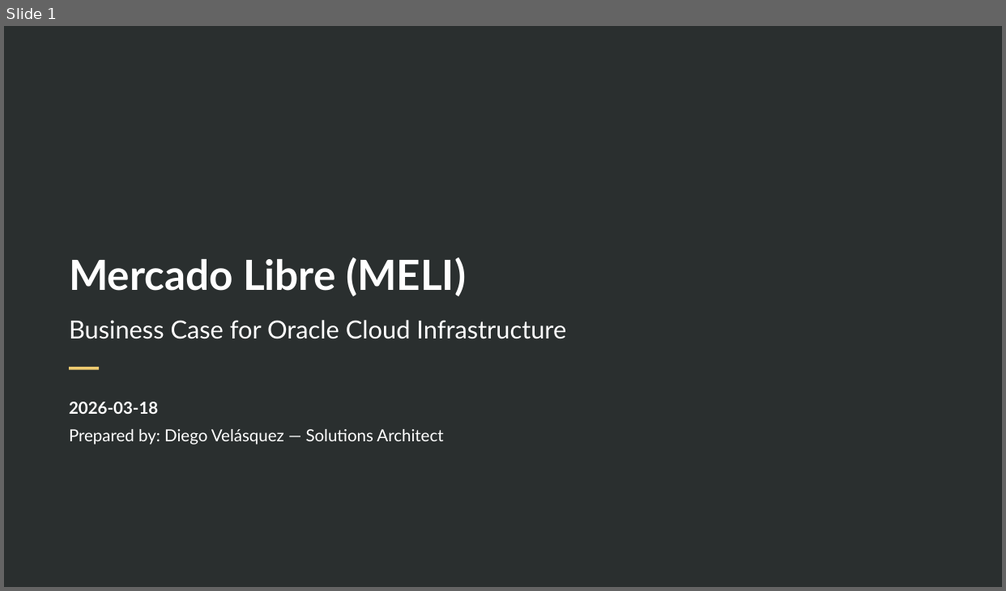
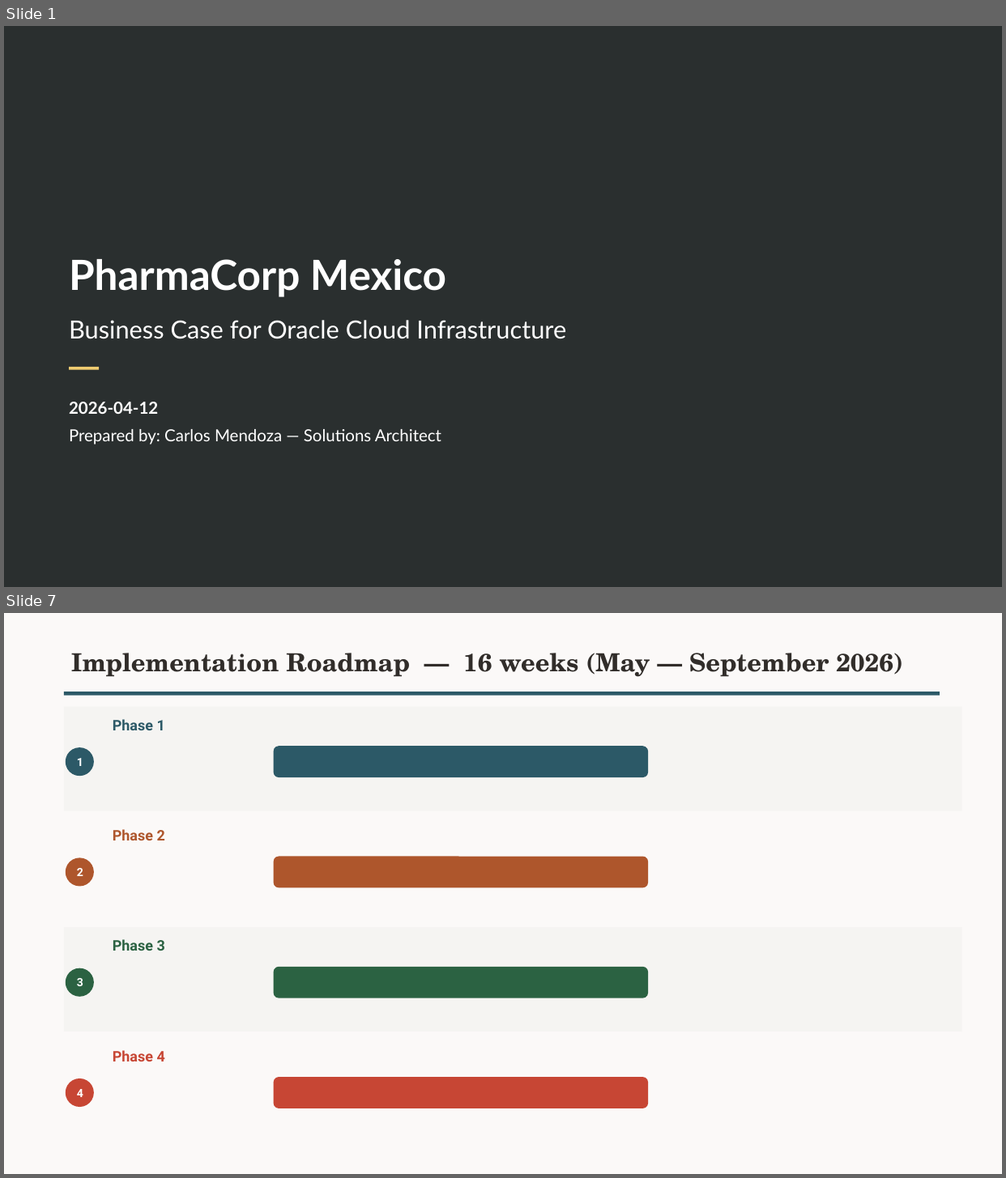
Before and after one commit to Diegoecab/oci-deal-accelerator, a slide deck: examples/output-demo-pharma-mx/opt08-business-case.pptx. Shown one above the other, each under a label of ours: slide 1 before the commit, slides 1 and 7 after it; the slides between them are not shown. The pictures are 1006x591 and 1006x1178 pixels, drawn with LibreOffice and Linux fonts; fonts in the diff are those of the drawing; background and template pictures are left out. Boxes give left, top, right and bottom in pixels: in the first picture for what was removed or moved away, otherwise in the second. Text is boxed around its words. In the diff, an @@ line names an element or a change of style, - is before the commit and + after.

```diff
--- a/examples/output-demo-pharma-mx/opt08-business-case.pptx
+++ b/examples/output-demo-pharma-mx/opt08-business-case.pptx
@@ slide 7 added at bbox=[4, 613, 1002, 1174], background #FBF9F8 @@
@@ text added at bbox=[71, 653, 903, 677], 24 pt, text #312D2A, bold @@
+Implementation Roadmap — 16 weeks (May — September 2026)
@@ rectangle added at bbox=[64, 692, 940, 696], fill #2C5967 @@
@@ rectangle added at bbox=[64, 707, 962, 811], fill #F5F4F2 @@
@@ text added at bbox=[113, 719, 165, 730], 14 pt, text #2C5967, bold @@
+Phase 1
@@ ellipse added at bbox=[66, 747, 94, 776], fill #2C5967, 11 pt, text #FFFFFF, bold @@
+1
@@ rounded rectangle added at bbox=[274, 747, 648, 777], fill #2C5967 @@
@@ text added at bbox=[113, 829, 165, 841], 14 pt, text #AE562C, bold @@
+Phase 2
@@ ellipse added at bbox=[66, 858, 94, 886], fill #AE562C, 11 pt, text #FFFFFF, bold @@
+2
@@ rounded rectangle added at bbox=[274, 856, 648, 888], fill #AE562C @@
@@ rectangle added at bbox=[64, 927, 962, 1033], fill #F5F4F2 @@
@@ text added at bbox=[113, 939, 165, 951], 14 pt, text #2B6242, bold @@
+Phase 3
@@ ellipse added at bbox=[66, 969, 94, 997], fill #2B6242, 11 pt, text #FFFFFF, bold @@
+3
@@ rounded rectangle added at bbox=[274, 967, 648, 999], fill #2B6242 @@
@@ text added at bbox=[113, 1050, 165, 1062], 14 pt, text #C74634, bold @@
+Phase 4
@@ ellipse added at bbox=[66, 1079, 94, 1107], fill #C74634, 11 pt, text #FFFFFF, bold @@
+4
@@ rounded rectangle added at bbox=[274, 1077, 648, 1109], fill #C74634 @@
@@ slide 1 changed as well @@
@@ title at bbox=[69, 259, 446, 297]: text changed @@
-Mercado Libre (MELI)
+PharmaCorp Mexico
@@ text at bbox=[69, 402, 158, 414]: text changed @@
-2026-03-18
+2026-04-12
@@ text at bbox=[69, 429, 441, 445]: text changed @@
-Prepared by: Diego Velásquez — Solutions Architect
+Prepared by: Carlos Mendoza — Solutions Architect
```
Also in this commit, not shown: 2 other slides changed, 5 other slides added, 7 slides removed, 4 other files.
